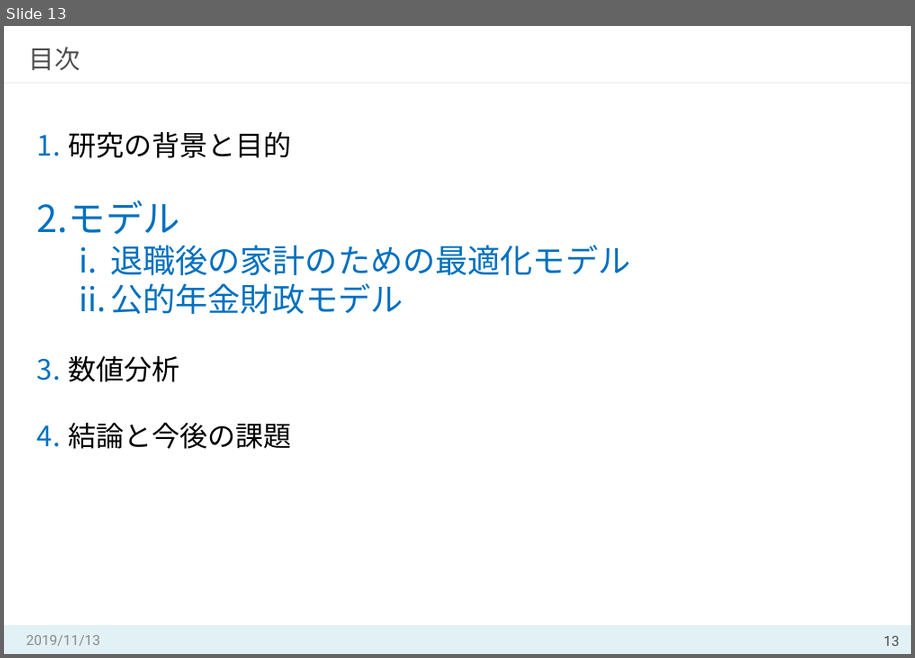
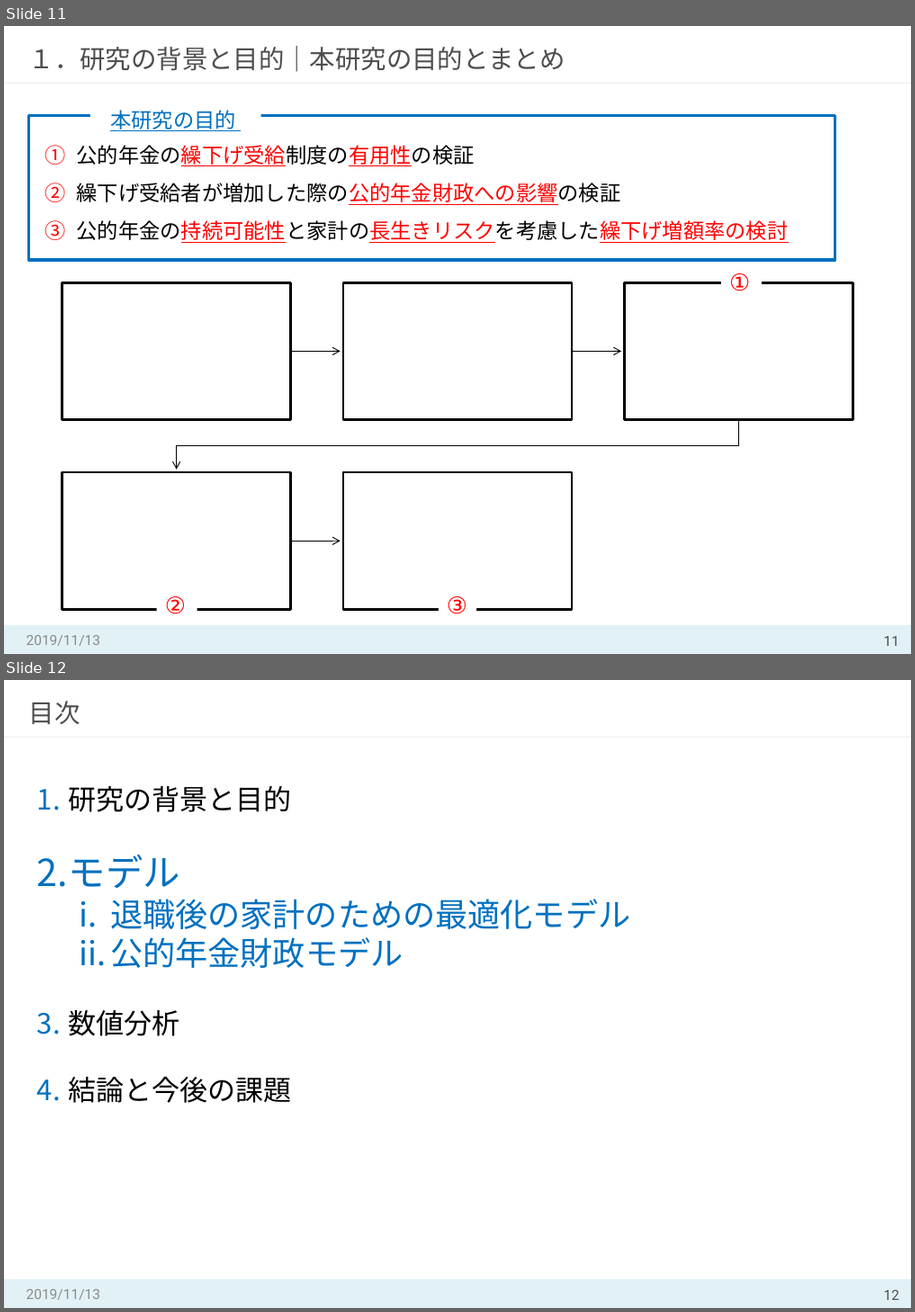
Before and after one commit to MasahiroShibahara/Open, a slide deck: Masahiro_Shibahara①.pptx. Shown one above the other, each under a label of ours: slide 13 before the commit, slides 11 and 12 after it. The pictures are 915x658 and 915x1312 pixels, drawn with LibreOffice and Linux fonts; fonts in the diff are those of the drawing. Boxes give left, top, right and bottom in pixels: in the first picture for what was removed or moved away, otherwise in the second. Text is boxed around its words. In the diff, an @@ line names an element or a change of style, - is before the commit and + after.

```diff
--- a/Masahiro_Shibahara①.pptx
+++ b/Masahiro_Shibahara①.pptx
@@ slide 11 added at <box>4,26,911,654</box>, background #FFFFFF; not listed: 2 template elements that a slide beside it also shows @@
@@ title added at <box>29,46,566,72</box>, 22 pt, text #4D4D4D @@
+１．研究の背景と目的｜本研究の目的とまとめ
@@ rectangle added at <box>29,116,836,261</box>, outline #0070C0 2.5 pt @@
@@ text added at <box>110,110,236,131</box>, 18 pt, text #0070C0, underline @@
+本研究の目的
@@ text added at <box>77,145,789,243</box>, 18 pt, text #000000 @@
+1. 公的年金の繰下げ受給制度の有用性の検証
+2. 繰下げ受給者が増加した際の公的年金財政への影響の検証
+3. 公的年金の持続可能性と家計の長生きリスクを考慮した繰下げ増額率の検討
@@ text added at <box>729,274,750,292</box>, 20 pt, text #FF0000 @@
+①
@@ group added at <box>62,282,854,610</box>: 5 rectangles, 4 freeform shapes @@
@@ text added at <box>165,597,186,615</box>, 20 pt, text #FF0000 @@
+②
@@ text added at <box>447,597,468,615</box>, 20 pt, text #FF0000 @@
+③
@@ text added at <box>26,635,100,646</box>, 12 pt, text #8C8C8C @@
+2019/11/13
@@ page number added at <box>884,636,900,646</box>, 12 pt, text #4D4D4D @@
+11
@@ what was slide 13 is now slide 12 @@
@@ page number at <box>884,1290,900,1300</box>: text changed @@
-13
+12
```
Also in this commit, not shown: 24 slides changed, 3 other slides added, 1 slide removed.
